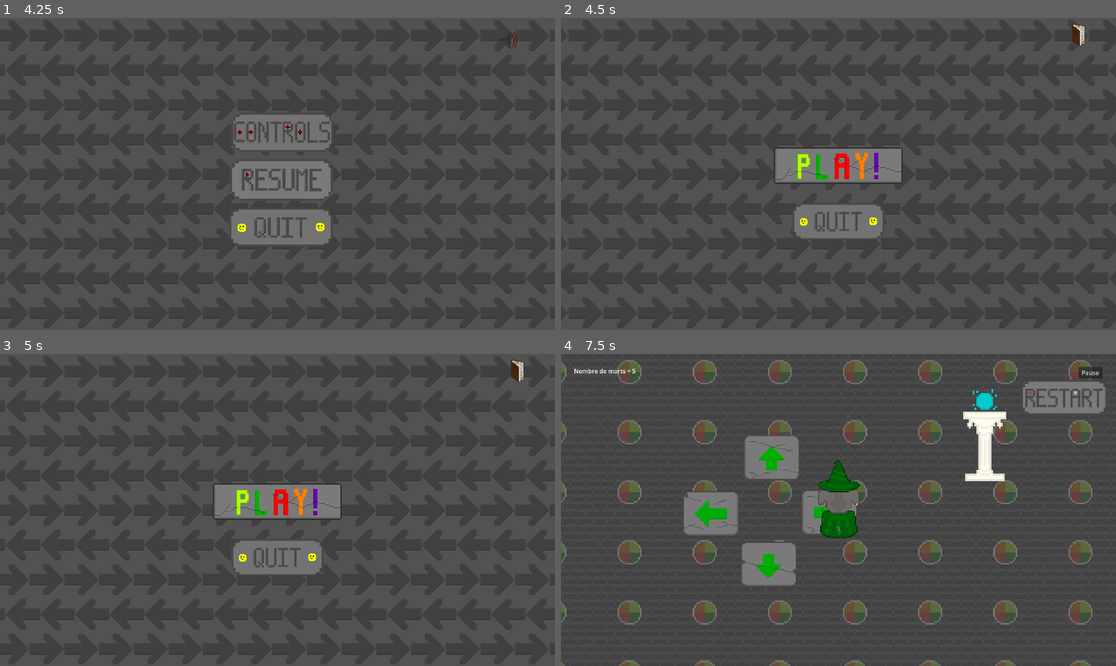
Above: before the commit, frames 1-4 (two rows, left to right).
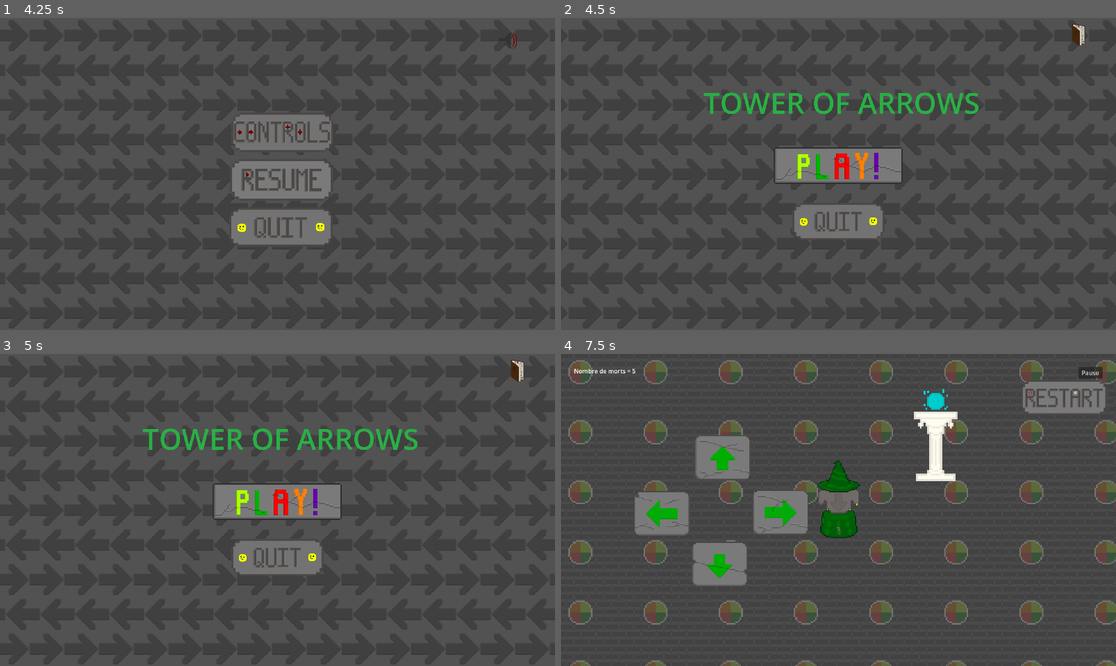
Above: after the commit, the same moments.

Repository: matteoJeulin/gameJam2023
Game: Godot game, scene res://Scenes/game_test.tscn
Two runs of this game, one before a commit and one after it. Both use one fixed random seed, a clock stepped at 60 frames per second and the inputs below. This scene is started directly instead of the project's main scene.
Inputs (mouse positions are in pixels of both pictures, inside the frame that each line leads up to):
- Up to frame 1 (4.25 s): click (505, 61) at 0.5 s; click (505, 61) at 1.25 s; click (505, 61) at 2 s; click (505, 61) at 2.75 s; click "Pause" at 3.5 s
- Up to frame 2 (4.5 s): click (844, 180) at 4.25 s
- Up to frame 3 (5 s): no input
- Up to frame 4 (7.5 s): click (838, 500) at 5 s; click (1066, 397) at 5.75 s; tap Enter at 6.5 s; move the mouse to (810, 572) at 6.52 s; hold W (up) from 6.53 s (still down); tap E (action) at 6.6, 7.35 s; click (810, 572) at 6.67 s; move the mouse to (1005, 556) at 7.27 s

Frame 1 is identical in both runs. In frame 2, 1.3% of the frame differs, in the area x 25-76%, y 23-31%; in frame 3, 1.3%; in frame 4, 26%, in the area x 0-100%, y 2-100%.

Commit message:
Name

Diff:
--- a/Scenes/Arrows/arrow_green_down.tscn
+++ b/Scenes/Arrows/arrow_green_down.tscn
@@ -4,7 +4,7 @@
 [ext_resource type="Texture2D" uid="uid://dad1n7i6u01mq" path="res://assets/sprites/arrows/arrow_down_green_1.png" id="2_spbl7"]
 
 [sub_resource type="CircleShape2D" id="CircleShape2D_o7q2f"]
-radius = 23.0
+radius = 40.0
 
 [node name="Arrow_Green_Down" type="Area2D"]
 script = ExtResource("1_gktvl")
--- a/Scenes/Arrows/arrow_green_left.tscn
+++ b/Scenes/Arrows/arrow_green_left.tscn
@@ -4,7 +4,7 @@
 [ext_resource type="Texture2D" uid="uid://ys8ulatxmvia" path="res://assets/sprites/arrows/arrow_left_green_1.png" id="2_o5p5a"]
 
 [sub_resource type="CircleShape2D" id="CircleShape2D_rtvuf"]
-radius = 25.0
+radius = 40.0
 
 [node name="Arrow_Green_Left" type="Area2D"]
 script = ExtResource("1_0ytr0")
--- a/Scenes/Arrows/arrow_green_right.tscn
+++ b/Scenes/Arrows/arrow_green_right.tscn
@@ -4,7 +4,7 @@
 [ext_resource type="Texture2D" uid="uid://du7wxduwm6wta" path="res://assets/sprites/arrows/arrow_right_green_1.png" id="2_8dnms"]
 
 [sub_resource type="CircleShape2D" id="CircleShape2D_g0yfq"]
-radius = 25.0
+radius = 40.0
 
 [node name="Arrow_Green_Right" type="Area2D"]
 script = ExtResource("1_ob2ff")
--- a/Scenes/Arrows/arrow_green_up.tscn
+++ b/Scenes/Arrows/arrow_green_up.tscn
@@ -4,7 +4,7 @@
 [ext_resource type="Texture2D" uid="uid://w3msumhnkgba" path="res://assets/sprites/arrows/arrow_up_green_1.png" id="2_vca8w"]
 
 [sub_resource type="CircleShape2D" id="CircleShape2D_0hc4f"]
-radius = 25.0
+radius = 40.0
 
 [node name="Arrow_Green_Up" type="Area2D"]
 script = ExtResource("1_3d840")
--- a/Scenes/Arrows/arrow_orange_down.tscn
+++ b/Scenes/Arrows/arrow_orange_down.tscn
@@ -4,7 +4,7 @@
 [ext_resource type="Texture2D" uid="uid://dwc2c4kbnr5q1" path="res://assets/sprites/arrows/arrow_down_orange_1.png" id="2_wq0hh"]
 
 [sub_resource type="CircleShape2D" id="CircleShape2D_fmanv"]
-radius = 25.0
+radius = 40.0
 
 [node name="Arrow_Orange_Down" type="Area2D"]
 script = ExtResource("1_xhybb")
--- a/Scenes/Arrows/arrow_orange_left.tscn
+++ b/Scenes/Arrows/arrow_orange_left.tscn
@@ -4,7 +4,7 @@
 [ext_resource type="Texture2D" uid="uid://0ywrnbqp3o34" path="res://assets/sprites/arrows/arrow_left_orange_1.png" id="2_e7uvl"]
 
 [sub_resource type="CircleShape2D" id="CircleShape2D_clglp"]
-radius = 25.0
+radius = 40.0
 
 [node name="Arrow_Orange_Left" type="Area2D"]
 script = ExtResource("1_i0fab")
--- a/Scenes/Arrows/arrow_orange_right.tscn
+++ b/Scenes/Arrows/arrow_orange_right.tscn
@@ -4,7 +4,7 @@
 [ext_resource type="Texture2D" uid="uid://b3mw2ofjbc0rd" path="res://assets/sprites/arrows/arrow_right_orange_1.png" id="2_vwk8b"]
 
 [sub_resource type="CircleShape2D" id="CircleShape2D_pb106"]
-radius = 25.0
+radius = 40.0
 
 [node name="Arrow_Orange_Right" type="Area2D"]
 script = ExtResource("1_23u8l")
--- a/Scenes/Arrows/arrow_orange_up.tscn
+++ b/Scenes/Arrows/arrow_orange_up.tscn
@@ -4,7 +4,7 @@
 [ext_resource type="Texture2D" uid="uid://d31f1sb4puu0q" path="res://assets/sprites/arrows/arrow_up_orange_1.png" id="2_3gjyw"]
 
 [sub_resource type="CircleShape2D" id="CircleShape2D_gx8kh"]
-radius = 25.0
+radius = 40.0
 
 [node name="Arrow_Orange_Up" type="Area2D"]
 script = ExtResource("1_vljs8")
--- a/Scenes/Arrows/arrow_red_down.tscn
+++ b/Scenes/Arrows/arrow_red_down.tscn
@@ -4,7 +4,7 @@
 [ext_resource type="Texture2D" uid="uid://dy1y8q0x131dd" path="res://assets/sprites/arrows/arrow_down_red_1.png" id="2_68ma6"]
 
 [sub_resource type="CircleShape2D" id="CircleShape2D_cj7ik"]
-radius = 25.0
+radius = 40.0
 
 [node name="Arrow_Red_Down" type="Area2D"]
 script = ExtResource("1_3mtos")
--- a/Scenes/Arrows/arrow_red_left.tscn
+++ b/Scenes/Arrows/arrow_red_left.tscn
@@ -4,7 +4,7 @@
 [ext_resource type="Texture2D" uid="uid://ckcbuqh4sl8a2" path="res://assets/sprites/arrows/arrow_left_red_1.png" id="2_cyrsx"]
 
 [sub_resource type="CircleShape2D" id="CircleShape2D_nhuno"]
-radius = 25.0
+radius = 40.0
 
 [node name="Arrow_Red_Left" type="Area2D"]
 script = ExtResource("1_v62s7")
--- a/Scenes/Arrows/arrow_red_right.tscn
+++ b/Scenes/Arrows/arrow_red_right.tscn
@@ -4,7 +4,7 @@
 [ext_resource type="Texture2D" uid="uid://cmfav4den28v3" path="res://assets/sprites/arrows/arrow_right_red_1.png" id="2_idqyu"]
 
 [sub_resource type="CircleShape2D" id="CircleShape2D_ty3yc"]
-radius = 25.0
+radius = 40.0
 
 [node name="Arrow_Red_Right" type="Area2D"]
 script = ExtResource("1_h8v6b")
--- a/Scenes/Arrows/arrow_red_up.tscn
+++ b/Scenes/Arrows/arrow_red_up.tscn
@@ -4,7 +4,7 @@
 [ext_resource type="Texture2D" uid="uid://ce8khjb1wwjyt" path="res://assets/sprites/arrows/arrow_up_red_1.png" id="2_8tume"]
 
 [sub_resource type="CircleShape2D" id="CircleShape2D_vgk6g"]
-radius = 25.0
+radius = 40.0
 
 [node name="Arrow_Red_Up" type="Area2D"]
 script = ExtResource("1_uq6wt")
--- a/Scenes/Arrows/arrow_yellow_down.tscn
+++ b/Scenes/Arrows/arrow_yellow_down.tscn
@@ -4,7 +4,7 @@
 [ext_resource type="Texture2D" uid="uid://bjhucfh6wg820" path="res://assets/sprites/arrows/arrow_down_yellow_1.png" id="2_smp5u"]
 
 [sub_resource type="CircleShape2D" id="CircleShape2D_sr3am"]
-radius = 25.0
+radius = 40.0
 
 [node name="Arrow_Yellow_Down" type="Area2D"]
 script = ExtResource("1_jffqn")
--- a/Scenes/Arrows/arrow_yellow_left.tscn
+++ b/Scenes/Arrows/arrow_yellow_left.tscn
@@ -4,7 +4,7 @@
 [ext_resource type="Texture2D" uid="uid://b7taenordyhfd" path="res://assets/sprites/arrows/arrow_left_yellow_1.png" id="2_5e6hm"]
 
 [sub_resource type="CircleShape2D" id="CircleShape2D_dx624"]
-radius = 25.0
+radius = 40.0
 
 [node name="Arrow_Yellow_Left" type="Area2D"]
 script = ExtResource("1_r24ln")
--- a/Scenes/Arrows/arrow_yellow_right.tscn
+++ b/Scenes/Arrows/arrow_yellow_right.tscn
@@ -4,7 +4,7 @@
 [ext_resource type="Texture2D" uid="uid://brf1gii7b2675" path="res://assets/sprites/arrows/arrow_right_yellow_1.png" id="2_8f1g3"]
 
 [sub_resource type="CircleShape2D" id="CircleShape2D_daetu"]
-radius = 25.0
+radius = 40.0
 
 [node name="Arrow_Yellow_Right" type="Area2D"]
 script = ExtResource("1_ow7q2")
--- a/Scenes/Arrows/arrow_yellow_up.tscn
+++ b/Scenes/Arrows/arrow_yellow_up.tscn
@@ -4,7 +4,7 @@
 [ext_resource type="Texture2D" uid="uid://c51a8vv2d2xd3" path="res://assets/sprites/arrows/arrow_up_yellow_1.png" id="2_t07ub"]
 
 [sub_resource type="CircleShape2D" id="CircleShape2D_gcfk1"]
-radius = 25.02
+radius = 40.0
 
 [node name="Arrow_Yellow_Up" type="Area2D"]
 script = ExtResource("1_828cq")
--- a/Scenes/Menus/Startmenu.tscn
+++ b/Scenes/Menus/Startmenu.tscn
@@ -37,6 +37,17 @@
 z_index = -2
 z_as_relative = false
 
+[node name="Label" type="Label" parent="."]
+offset_left = 476.0
+offset_top = 117.0
+offset_right = 1466.0
+offset_bottom = 468.0
+theme_override_colors/font_color = Color(0.160784, 0.690196, 0.270588, 1)
+theme_override_font_sizes/font_size = 100
+text = "TOWER OF ARROWS"
+horizontal_alignment = 1
+vertical_alignment = 1
+
 [connection signal="pressed" from="Play" to="." method="_on_resume_pressed"]
 [connection signal="pressed" from="Options" to="." method="_on_options_pressed"]
 [connection signal="pressed" from="Quit" to="." method="_on_quit_pressed"]
--- a/Scripts/Arrows/Arrow_Orange_Down.gd
+++ b/Scripts/Arrows/Arrow_Orange_Down.gd
@@ -1,6 +1,6 @@
 extends Area2D
 
-var accel = 4000
+var accel = 6000
 const Types = preload("res://Scripts/Test_types.gd")
 var type = Types.orange.new()
 var direction = 0
--- a/Scripts/Arrows/Arrow_Orange_Left.gd
+++ b/Scripts/Arrows/Arrow_Orange_Left.gd
@@ -1,6 +1,6 @@
 extends Area2D
 
-var accel = 4000
+var accel = 6000
 const Types = preload("res://Scripts/Test_types.gd")
 var type = Types.orange.new()
 var direction = 3
--- a/Scripts/Arrows/Arrow_Orange_Right.gd
+++ b/Scripts/Arrows/Arrow_Orange_Right.gd
@@ -1,6 +1,6 @@
 extends Area2D
 
-var accel = 4000
+var accel = 6000
 const Types = preload("res://Scripts/Test_types.gd")
 var type = Types.orange.new()
 var direction = 1
--- a/Scripts/Arrows/Arrow_Orange_Up.gd
+++ b/Scripts/Arrows/Arrow_Orange_Up.gd
@@ -1,6 +1,6 @@
 extends Area2D
 
-var accel = 4000
+var accel = 6000
 const Types = preload("res://Scripts/Test_types.gd")
 var type = Types.orange.new()
 var direction = 2
--- a/Scripts/Arrows/Arrow_Red_Down.gd
+++ b/Scripts/Arrows/Arrow_Red_Down.gd
@@ -1,6 +1,6 @@
 extends Area2D
 
-var accel = 4000
+var accel = 6000
 const Types = preload("res://Scripts/Test_types.gd")
 var type = Types.red.new()
 var direction = 0
--- a/Scripts/Arrows/Arrow_Red_Left.gd
+++ b/Scripts/Arrows/Arrow_Red_Left.gd
@@ -1,6 +1,6 @@
 extends Area2D
 
-var accel = 4000
+var accel = 6000
 const Types = preload("res://Scripts/Test_types.gd")
 var type = Types.red.new()
 var direction = 3
--- a/Scripts/Arrows/Arrow_Red_Right.gd
+++ b/Scripts/Arrows/Arrow_Red_Right.gd
@@ -1,6 +1,6 @@
 extends Area2D
 
-var accel = 4000
+var accel = 6000
 const Types = preload("res://Scripts/Test_types.gd")
 var type = Types.red.new()
 var direction = 1
--- a/Scripts/Arrows/Arrow_Red_Up.gd
+++ b/Scripts/Arrows/Arrow_Red_Up.gd
@@ -1,6 +1,6 @@
 extends Area2D
 
-var accel = 4000
+var accel = 6000
 const Types = preload("res://Scripts/Test_types.gd")
 var type = Types.red.new()
 var direction = 2
--- a/Scripts/Arrows/Arrow_Yellow_Down.gd
+++ b/Scripts/Arrows/Arrow_Yellow_Down.gd
@@ -1,6 +1,6 @@
 extends Area2D
 
-var accel = 4000
+var accel = 6000
 const Types = preload("res://Scripts/Test_types.gd")
 var type = Types.yellow.new()
 var direction = 0
--- a/Scripts/Arrows/Arrow_Yellow_Left.gd
+++ b/Scripts/Arrows/Arrow_Yellow_Left.gd
@@ -1,6 +1,6 @@
 extends Area2D
 
-var accel = 4000
+var accel = 6000
 const Types = preload("res://Scripts/Test_types.gd")
 var type = Types.yellow.new()
 var direction = 3
--- a/Scripts/Arrows/Arrow_Yellow_Right.gd
+++ b/Scripts/Arrows/Arrow_Yellow_Right.gd
@@ -1,6 +1,6 @@
 extends Area2D
 
-var accel = 4000
+var accel = 6000
 const Types = preload("res://Scripts/Test_types.gd")
 var type = Types.yellow.new()
 var direction = 1
--- a/Scripts/Arrows/Arrow_Yellow_Up.gd
+++ b/Scripts/Arrows/Arrow_Yellow_Up.gd
@@ -1,6 +1,6 @@
 extends Area2D
 
-var accel = 4000
+var accel = 6000
 const Types = preload("res://Scripts/Test_types.gd")
 var type = Types.yellow.new()
 var direction = 2
